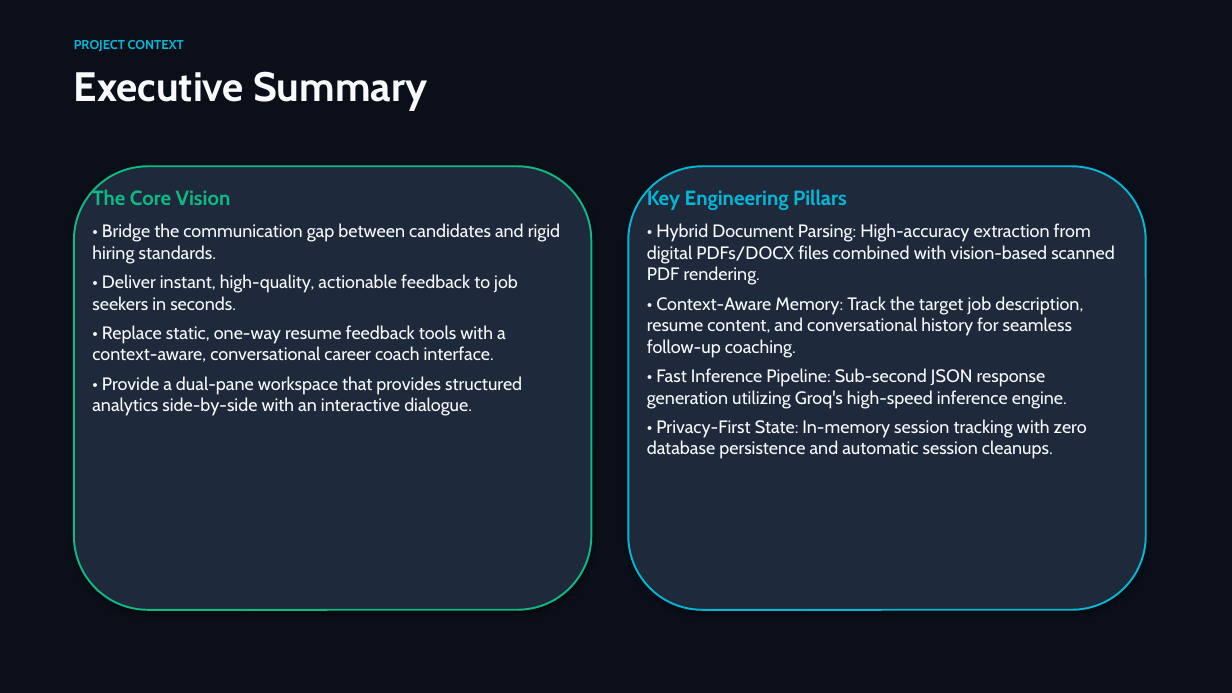
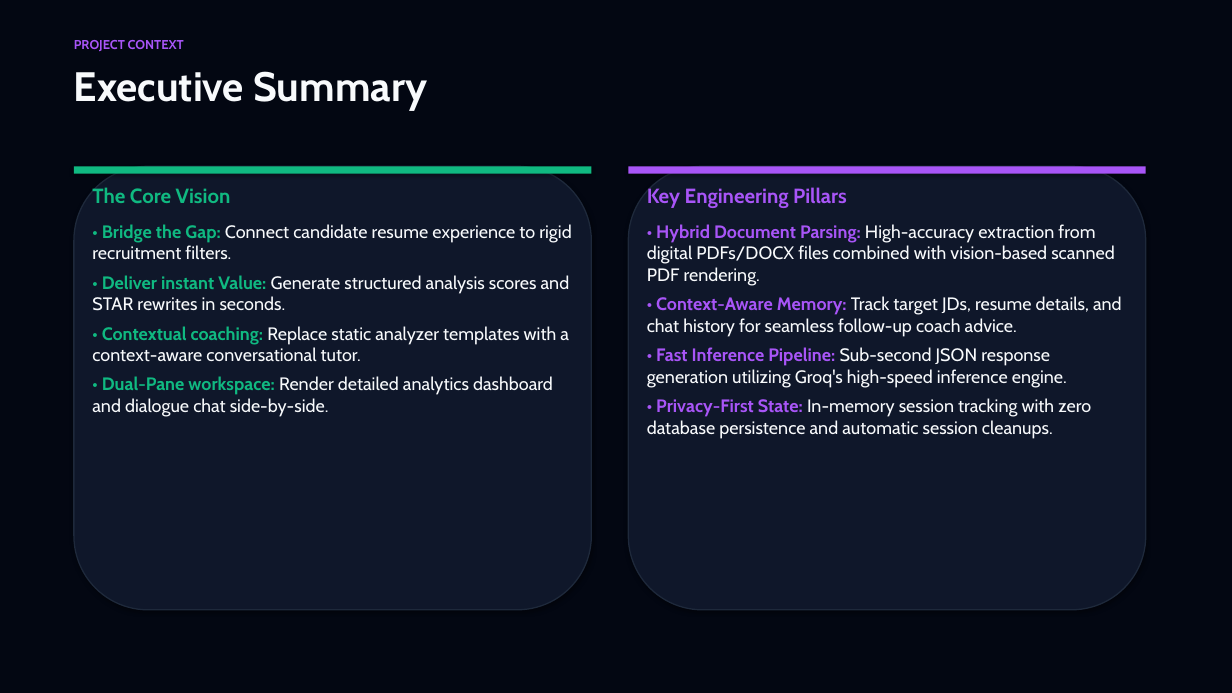
Before and after one commit to dharmrajv532-code/ResumeSensei, a slide deck: slide 2 of ResumeSensei_Presentation.pptx. Drawn at 1232x693 pixels with LibreOffice and Linux fonts; fonts in the diff are those of the drawing. Boxes give left, top, right and bottom in pixels: in the first picture for what was removed or moved away, otherwise in the second. Text is boxed around its words. In the diff, an @@ line names an element or a change of style, - is before the commit and + after.

```diff
--- a/ResumeSensei_Presentation.pptx
+++ b/ResumeSensei_Presentation.pptx
@@ background #0B0F19 to #030712 @@
@@ text "PROJECT CONTEXT" at bbox=[74, 40, 184, 51]: text colour #06B6D4 to #A855F7 @@
@@ rounded rectangle at bbox=[74, 166, 592, 610]: fill #1E293B to #0F172A; outline #10B981 1.5 pt to #1E293B 1 pt @@
@@ rectangle added at bbox=[74, 166, 592, 174], fill #10B981 @@
@@ rounded rectangle at bbox=[628, 166, 1146, 610]: fill #1E293B to #0F172A; outline #06B6D4 1.5 pt to #1E293B 1 pt @@
@@ rectangle added at bbox=[628, 166, 1146, 174], fill #A855F7 @@
@@ text at bbox=[92, 187, 231, 204]: more space between paragraphs @@
@@ text at bbox=[647, 187, 1115, 439]: text colour #06B6D4 to #A855F7 in "Key Engineering Pillars"; text colour #F8FAFC to #A855F7, bold on in "• Hybrid Document Parsing:", "• Fast Inference Pipeline:", "• Privacy-First State:"; more space between paragraphs @@
@@ text at bbox=[92, 224, 571, 417]: text changed @@
-• Bridge the communication gap between candidates and rigid hiring standards.
-• Deliver instant, high-quality, actionable feedback to job seekers in seconds.
-• Replace static, one-way resume feedback tools with a context-aware, conversational career coach interface.
-• Provide a dual-pane workspace that provides structured analytics side-by-side with an interactive dialogue.
+• Bridge the Gap: Connect candidate resume experience to rigid recruitment filters.
+• Deliver instant Value: Generate structured analysis scores and STAR rewrites in seconds.
+• Contextual coaching: Replace static analyzer templates with a context-aware conversational tutor.
+• Dual-Pane workspace: Render detailed analytics dashboard and dialogue chat side-by-side.
@@ text at bbox=[647, 296, 1122, 337]: text changed @@
-• Context-Aware Memory: Track the target job description, resume content, and conversational history for seamless follow-up coaching.
+• Context-Aware Memory: Track target JDs, resume details, and chat history for seamless follow-up coach advice.
```
Also in this commit, not shown: 19 other slides changed, 1 other file.
